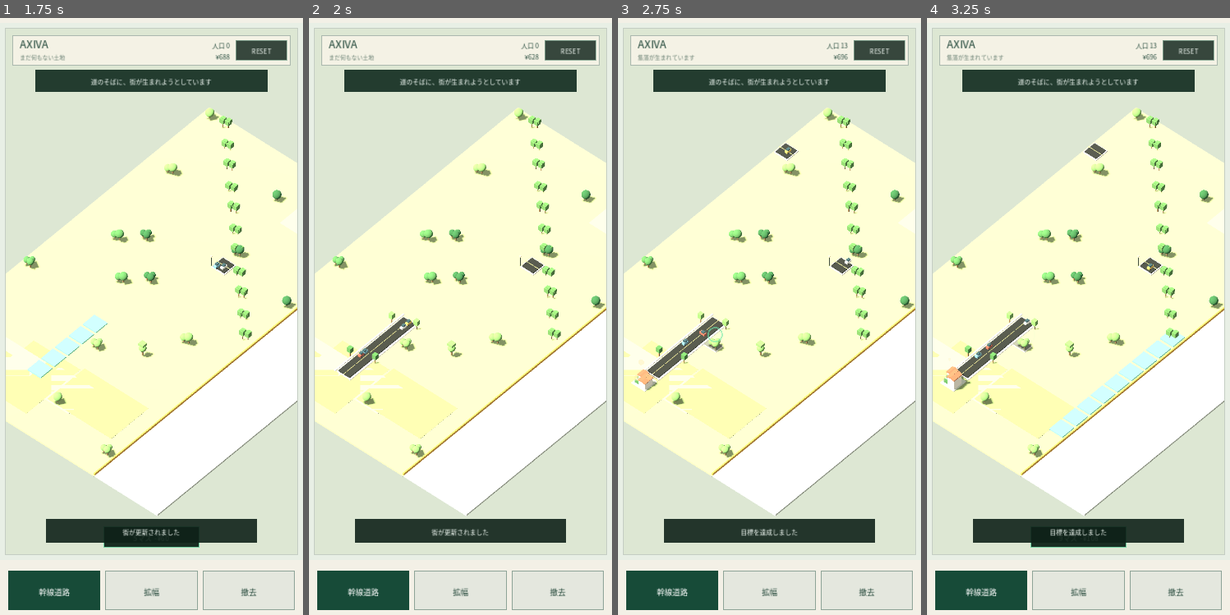
Above: before the commit, frames 1-4 (left to right).
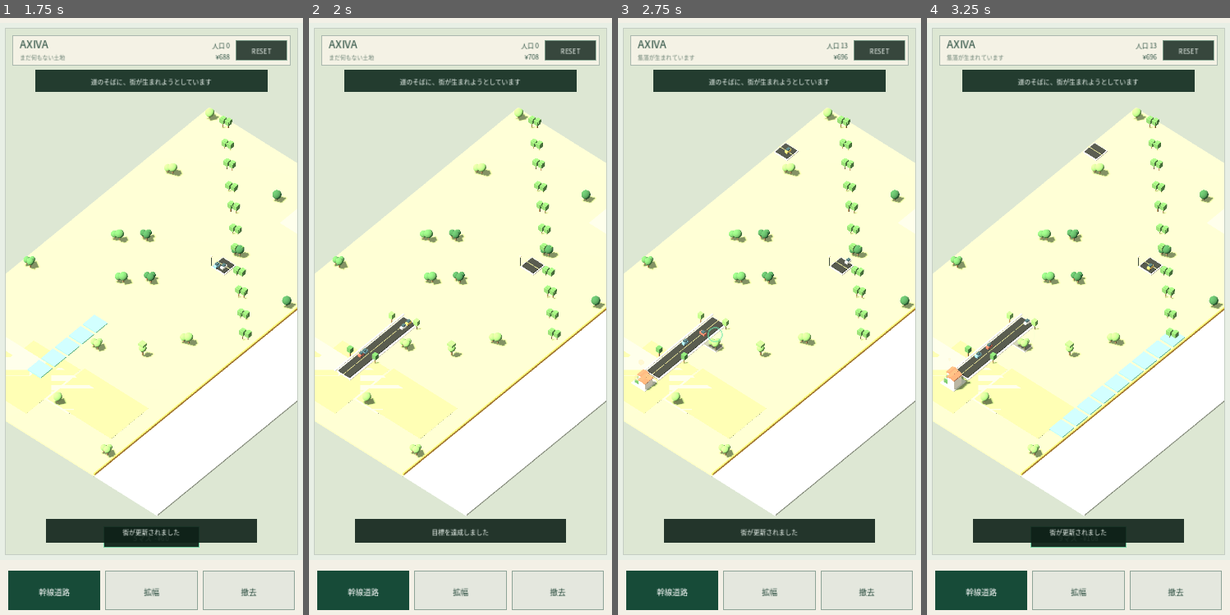
Above: after the commit, the same moments.

Repository: 48wr9f4wgp-lab/machi-loop
Game: Godot game, scene res://main.tscn
The game is run twice, just before and just after one commit, with the same random seed, the same clock (stepped at 60 frames per second) and the same inputs.
Inputs (mouse positions are in pixels of both pictures, inside the frame that each line leads up to):
- Up to frame 1 (1.75 s): tap Enter at 0.5 s; move the mouse to (218, 262) at 0.52 s; click (218, 262) at 0.67 s; tap Space at 1.25 s; drag from (90, 328) to (136, 429) at 1.27 s
- Up to frame 2 (2 s): no input
- Up to frame 3 (2.75 s): move the mouse to (799, 149) at 2.02 s; click (799, 149) at 2.17 s
- Up to frame 4 (3.25 s): drag from (1063, 429) to (987, 197) at 2.77 s

Frame 1 is identical in both runs. In frame 2, less than 0.1% of the frame differs, in the area x 40-75%, y 6-87%; in frame 3, less than 0.1%; in frame 4, less than 0.1%.

Commit message:
Fix v0.40 inherited road commit side effects

Diff:
--- a/main_v40_land_acquisition.gd
+++ b/main_v40_land_acquisition.gd
@@ -70,8 +70,15 @@
     else:
         _toast("LAND ACQUIRED %d  -Y%d" % [acquired_cells.size(), total_cost])
 
+    # v0.40 owns the mutation, so preserve the side effects normally supplied
+    # by inherited _commit_arterial() overrides that cannot be reached via super
+    # without re-running the legacy EMPTY-only commit.
     _recalculate_city()
+    _v08_evaluate_goal()
     _v07_save_city()
+    _v10_sync_scene()
+    if v29_recovery_stage in [V29_STAGE_PROBLEM, V29_STAGE_INTERVENTION]:
+        _v29_register_intervention(build_cells)
     queue_redraw()
 
 func _v40_can_route_arterial_through(cell: int) -> bool:
